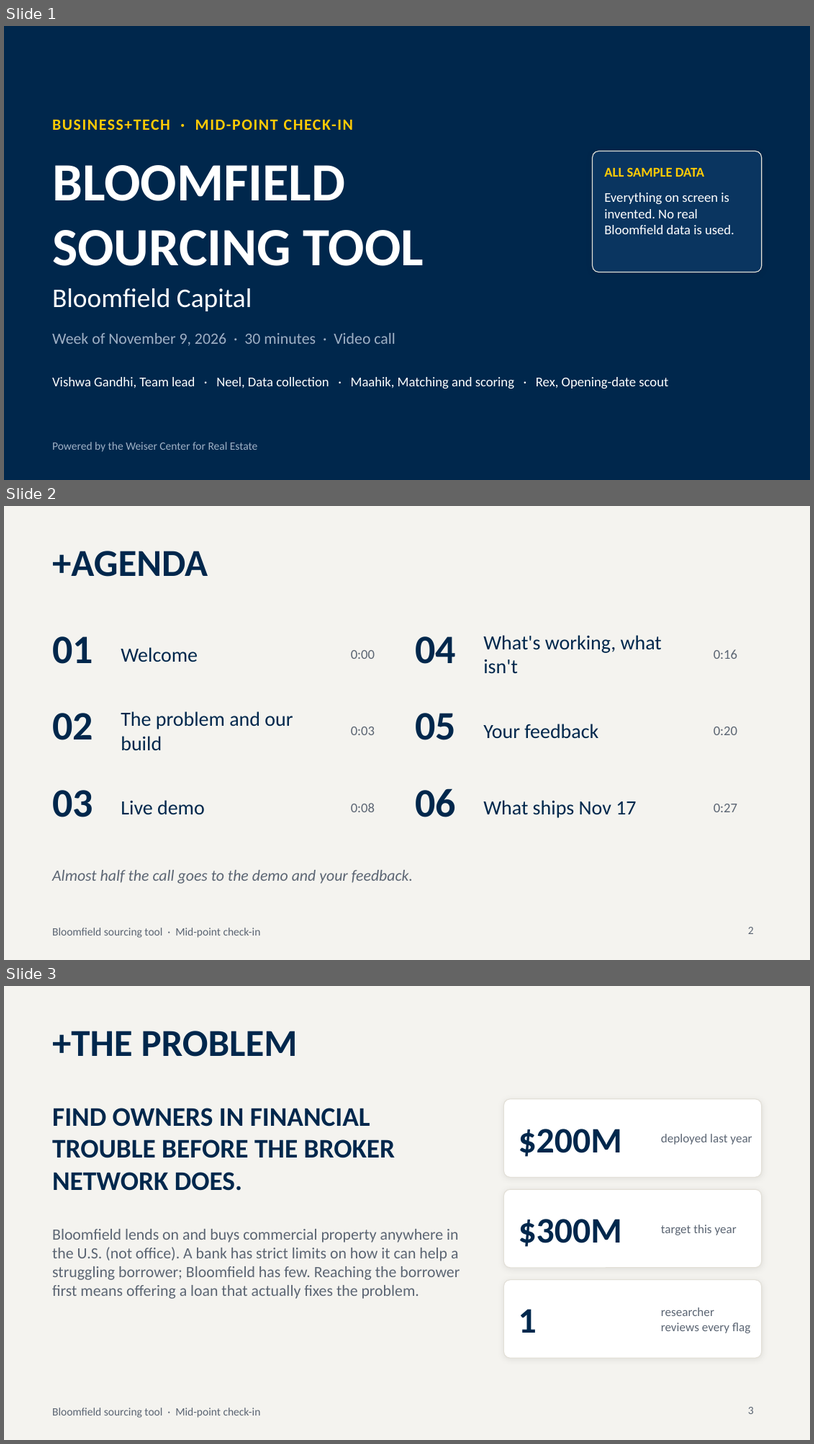
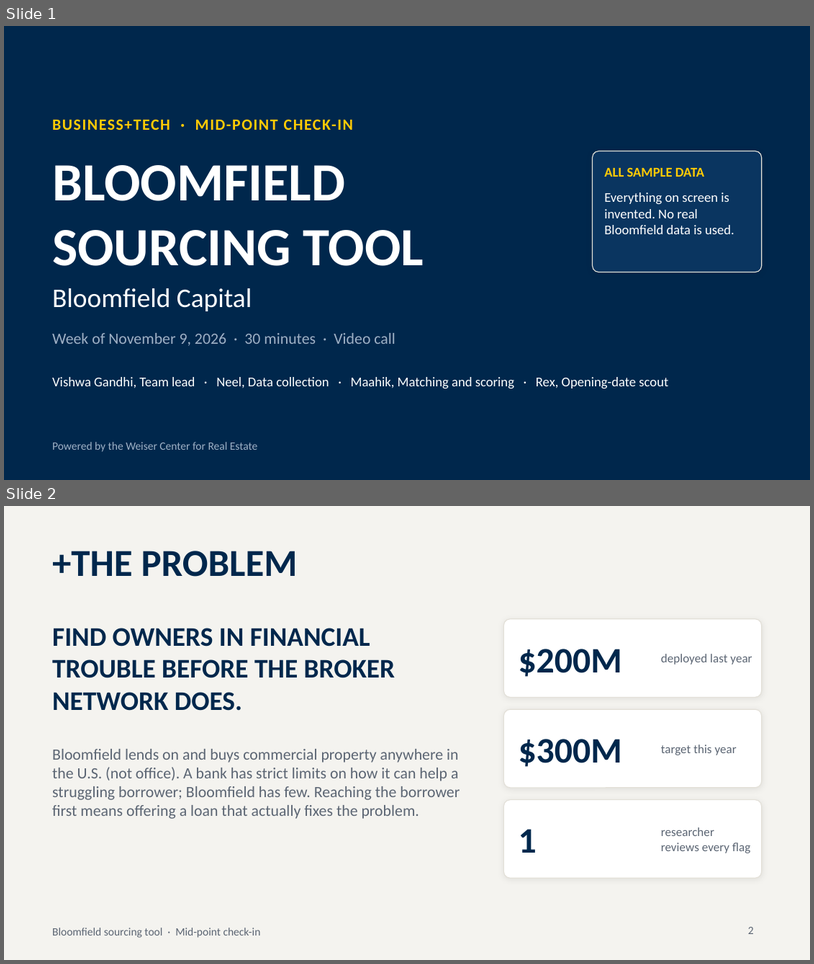
Before and after one commit to Ross-Business-Tech/Bloomfield-Project-2, a slide deck: pipeline/demo/deck/Bloomfield_Midpoint_Deck.pptx. Shown one above the other, each under a label of ours: slides 1, 2 and 3 before the commit, slides 1 and 2 after it. The pictures are 814x1444 and 814x964 pixels, drawn with LibreOffice and Linux fonts; fonts in the diff are those of the drawing. Boxes give left, top, right and bottom in pixels: in the first picture for what was removed or moved away, otherwise in the second. Text is boxed around its words. In the diff, an @@ line names an element or a change of style, - is before the commit and + after.

```diff
--- a/pipeline/demo/deck/Bloomfield_Midpoint_Deck.pptx
+++ b/pipeline/demo/deck/Bloomfield_Midpoint_Deck.pptx
@@ slide 2 removed at box(4, 506, 810, 960), background #F4F3EF; not listed: 1 template element that a slide beside it also shows @@
@@ title removed at box(52, 551, 208, 577) @@
-+AGENDA
@@ text removed at box(484, 635, 540, 674) @@
-What's working, what isn't
@@ text removed at box(52, 636, 93, 664) @@
-01
@@ text removed at box(121, 647, 198, 662) @@
-Welcome
@@ text removed at box(351, 650, 375, 659) @@
-0:00
@@ text removed at box(415, 636, 456, 664) @@
-04
@@ text removed at box(714, 649, 738, 659) @@
-0:16
@@ text removed at box(52, 713, 93, 740) @@
-02
@@ text removed at box(121, 711, 293, 751) @@
-The problem and our build
@@ text removed at box(415, 713, 456, 740) @@
-05
@@ text removed at box(351, 726, 375, 735) @@
-0:03
@@ text removed at box(484, 723, 599, 739) @@
-Your feedback
@@ text removed at box(714, 726, 738, 735) @@
-0:20
@@ text removed at box(52, 790, 93, 817) @@
-03
@@ text removed at box(121, 800, 205, 815) @@
-Live demo
@@ text removed at box(351, 803, 375, 812) @@
-0:08
@@ text removed at box(415, 788, 456, 817) @@
-06
@@ text removed at box(484, 800, 636, 818) @@
-What ships Nov 17
@@ text removed at box(714, 803, 738, 812) @@
-0:27
@@ text removed at box(52, 870, 413, 883) @@
-Almost half the call goes to the demo and your feedback.
@@ page number removed at box(748, 926, 754, 934) @@
-2
@@ what was slide 3 is now slide 2 @@
@@ page number at box(748, 926, 754, 934): text changed @@
-3
+2
```
Also in this commit, not shown: 2 other slides removed, 2 other files.
